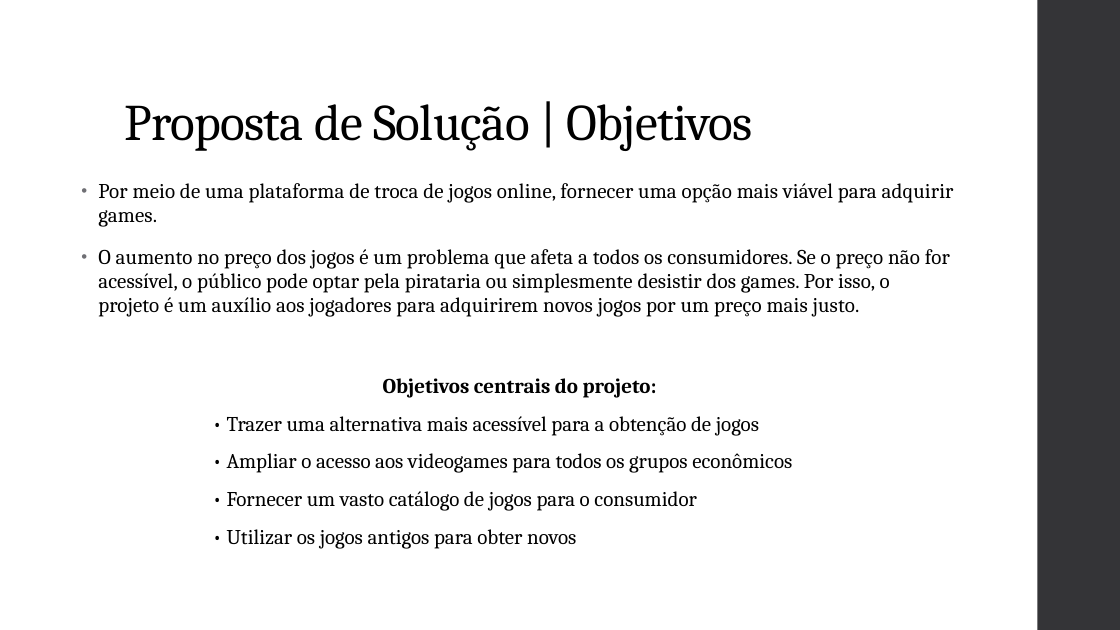
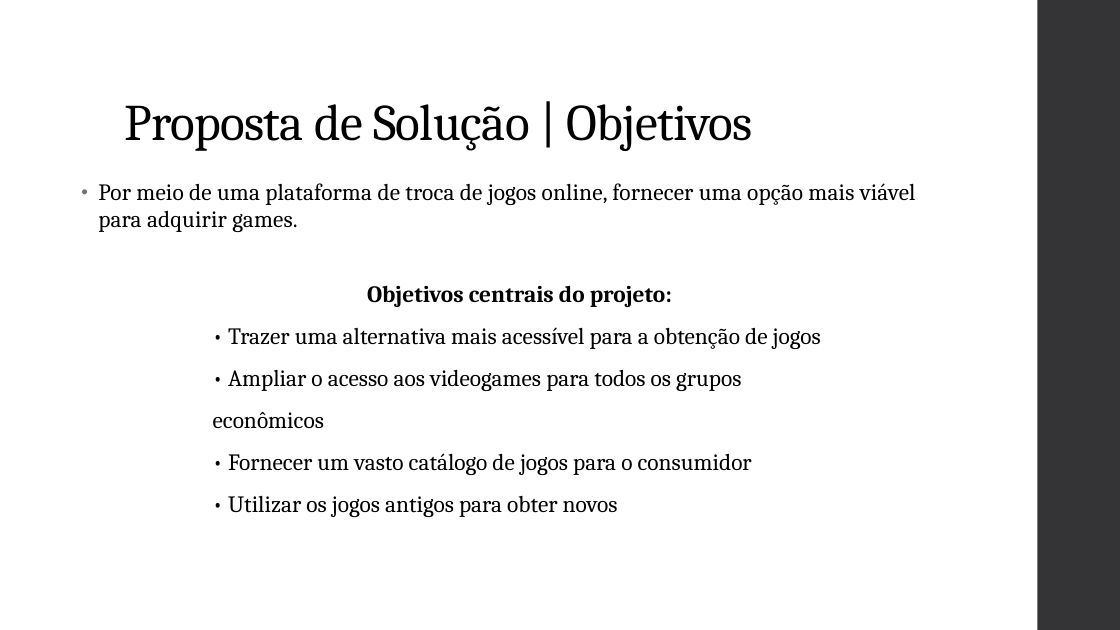
Before and after one commit to ICEI-PUC-Minas-PPLCC-TI/tiaw-ppl-cc-m-20221-t1-g1-alto-custo-de-jogos, a slide deck: slide 3 of docs/apresentacao/T1-G1-Apresentacao - Final.pptx. Drawn at 1120x630 pixels with LibreOffice and Linux fonts; fonts in the diff are those of the drawing. Boxes give left, top, right and bottom in pixels: in the first picture for what was removed or moved away, otherwise in the second. Text is boxed around its words. In the diff, an @@ line names an element or a change of style, - is before the commit and + after.

```diff
--- a/docs/apresentacao/T1-G1-Apresentacao - Final.pptx
+++ b/docs/apresentacao/T1-G1-Apresentacao - Final.pptx
@@ text "Por meio de uma plataforma ..." at (98,183,916,232): size 18 to 20 pt @@
@@ text at (98,249,950,317): paragraph removed @@
-• O aumento no preço dos jogos é um problema que afeta a todos os consumidores. Se o preço não for acessível, o público pode optar pela pirataria ou simplesmente desistir dos games. Por isso, o projeto é um auxílio aos jogadores para adquirirem novos jogos por um preço mais justo.
@@ text "Objetivos centrais do projeto:": place and size @@
-text "Objetivos centrais do projeto:" at (227,378,792,549)
+text "Objetivos centrais do projeto:" at (213,285,821,517)
@@ text "Objetivos centrais do projeto:" at (213,285,821,517): size 18 to 20 pt @@
```
Also in this commit, not shown: 6 other slides changed, 1 slide added, 2 other files.
